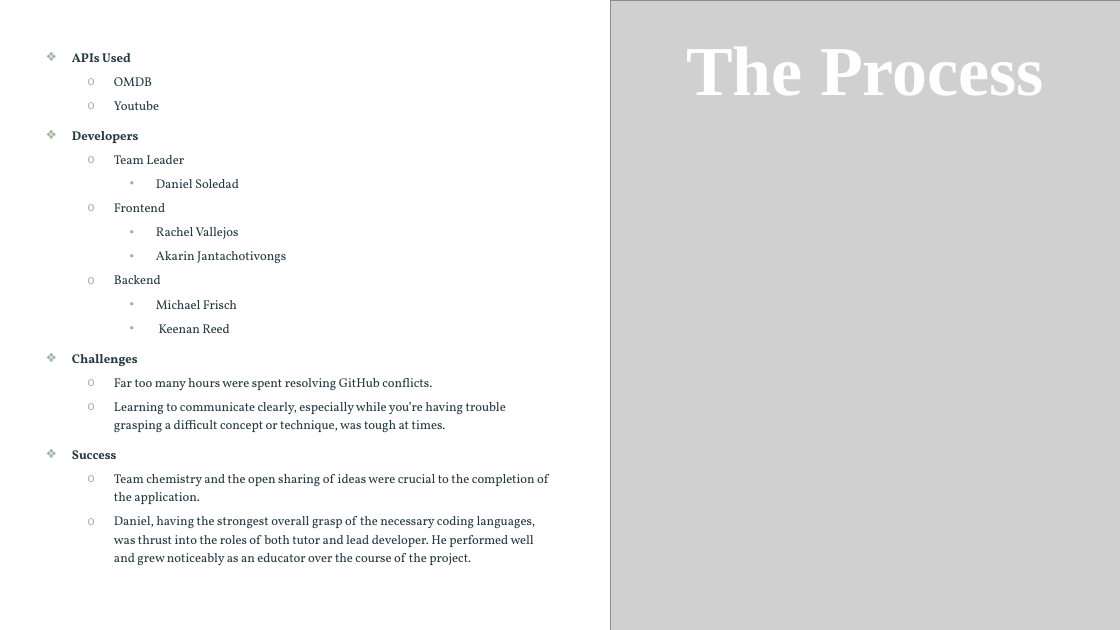
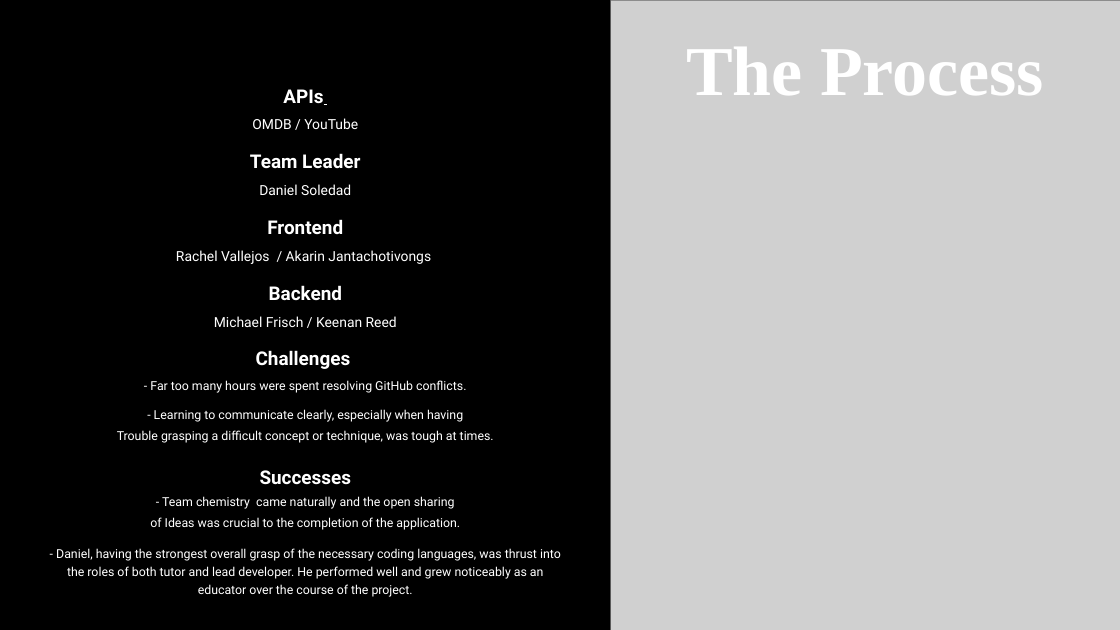
Before and after one commit to mfrisch87/MovieTrailerMatchUp, a slide deck: slide 6 of assets/PowerPoint/Movie Trailer MatchUp.pptx. Drawn at 1120x630 pixels with LibreOffice and Linux fonts; fonts in the diff are those of the drawing; grey boxes stand for pictures. Boxes give left, top, right and bottom in pixels: in the first picture for what was removed or moved away, otherwise in the second. Text is boxed around its words. In the diff, an @@ line names an element or a change of style, - is before the commit and + after.

Commit message:
updated PP

```diff
--- a/assets/PowerPoint/Movie Trailer MatchUp.pptx
+++ b/assets/PowerPoint/Movie Trailer MatchUp.pptx
@@ rectangle "APIs" resized from (x1=72, y1=53, x2=548, y2=565) to (x1=0, y1=0, x2=611, y2=630) @@
@@ rectangle "APIs" at (x1=0, y1=0, x2=611, y2=630): fill none to #000000 @@
@@ text in rectangle at (x1=252, y1=89, x2=358, y2=129): text changed; size 10.8 to 11.9 pt; font Vollkorn to Roboto; text colour #243941 to #FFFFFF; bold off @@
-❖ APIs Used
-  o OMDB
-  o Youtube
-❖ Developers
+  APIs
+  OMDB / YouTube
@@ text in rectangle at (x1=250, y1=153, x2=360, y2=369): size 10.8 to 16.2 pt in "Team Leader", "Frontend", "Backend", "Challenges"; font Vollkorn to Roboto, text colour #243941 to #FFFFFF in "Team Leader", "Daniel Soledad", "Frontend", "Backend" and 1 more places; bold on in "Team Leader", "Frontend", "Backend"; size 10.8 to 11.9 pt in "Daniel Soledad"; alignment left to centre; bullet o to none; bullet • to none; list level 3 to 2 in "Daniel Soledad"; bullet ❖ to none; list level 1 to 2 in "Challenges" @@
@@ text in rectangle at (x1=176, y1=250, x2=431, y2=264): text changed; size 10.8 to 11.9 pt; font Vollkorn to Roboto; text colour #243941 to #FFFFFF @@
-    • Rachel Vallejos
-    • Akarin Jantachotivongs
+  Rachel Vallejos / Akarin Jantachotivongs
@@ text in rectangle at (x1=214, y1=316, x2=397, y2=327): text changed; size 10.8 to 11.9 pt; font Vollkorn to Roboto; text colour #243941 to #FFFFFF @@
-    • Michael Frisch
-    • Keenan Reed
+  Michael Frisch / Keenan Reed
@@ text in rectangle at (x1=56, y1=380, x2=561, y2=597): text changed; size 10.8 to 10.6 pt; font Vollkorn to Roboto; text colour #243941 to #FFFFFF @@
-  o Far too many hours were spent resolving GitHub conflicts.
-  o Learning to communicate clearly, especially while you’re having trouble grasping a difficult concept or technique, was tough at times.
-❖ Success
-  o Team chemistry and the open sharing of ideas were crucial to the completion of the application.
-  o Daniel, having the strongest overall grasp of the necessary coding languages, was thrust into the roles of both tutor and lead developer. He performed well and grew noticeably as an educator over the course of the project.
+  - Far too many hours were spent resolving GitHub conflicts.
+  - Learning to communicate clearly, especially when having
+  Trouble grasping a difficult concept or technique, was tough at times.
+  Successes
+  - Team chemistry came naturally and the open sharing
+  of Ideas was crucial to the completion of the application.
+  - Daniel, having the strongest overall grasp of the necessary coding languages, was thrust into the roles of both tutor and lead developer. He performed well and grew noticeably as an educator over the course of the project.
```
Also in this commit, not shown: 1 other slide changed.
